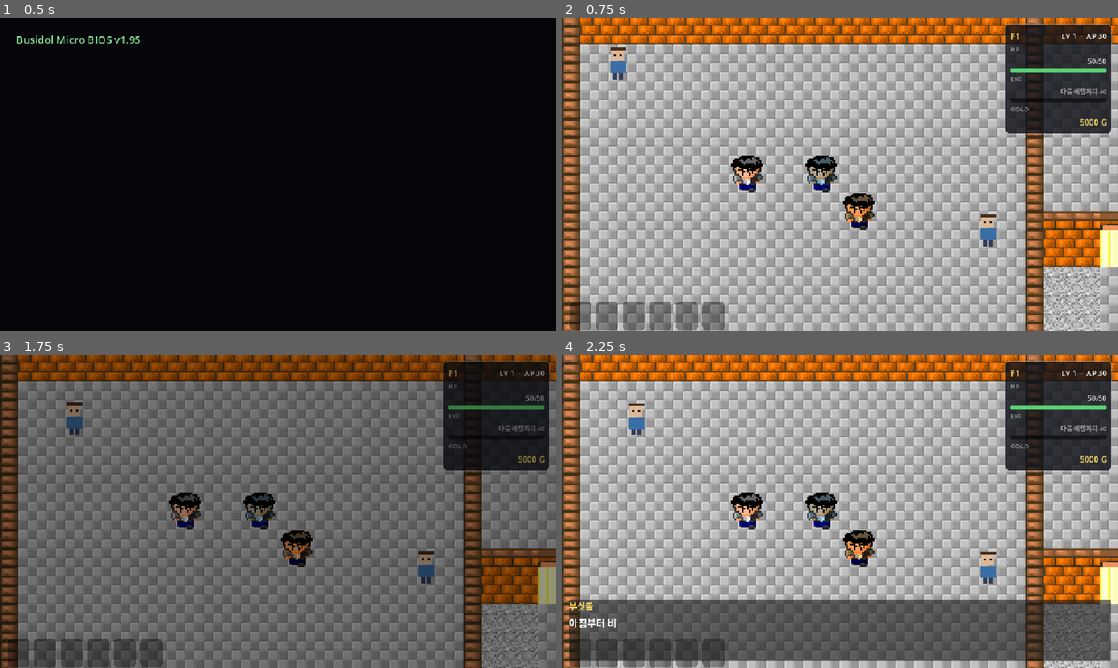
Above: before the commit, frames 1-4 (two rows, left to right).
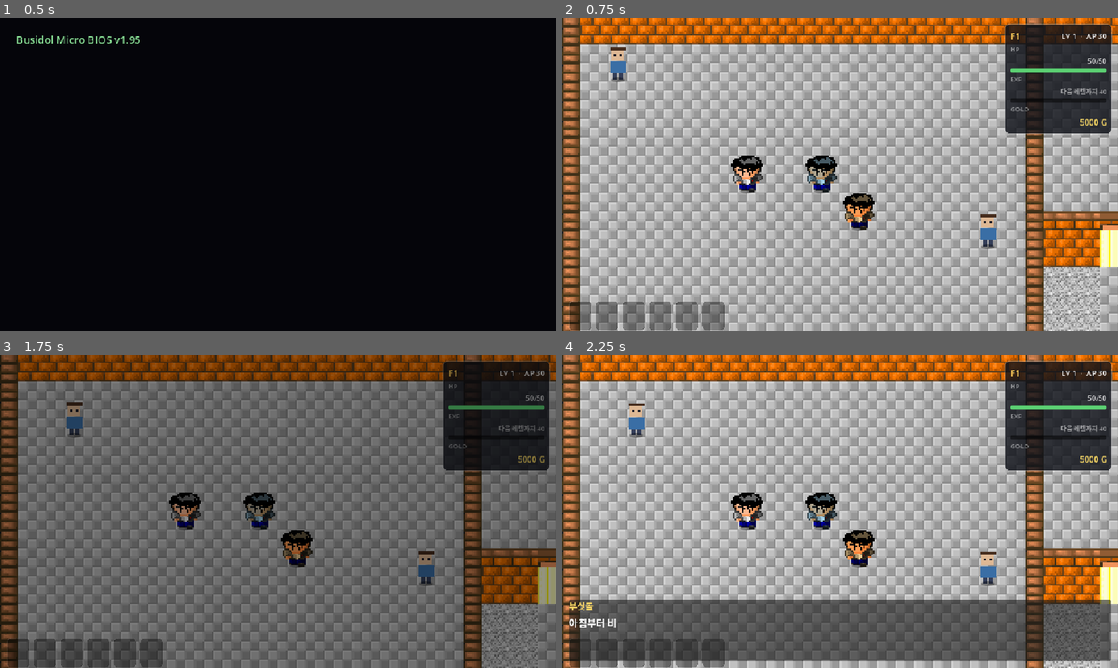
Above: after the commit, the same moments.

Repository: omempty/busidol
Game: Godot game, scene res://scenes/boot_intro.tscn
Same seed, same stepped clock (60 frames per second), same inputs: the game is played once before the commit and once after it.
Inputs (mouse positions are in pixels of both pictures, inside the frame that each line leads up to):
- Up to frame 1 (0.5 s): no input
- Up to frame 2 (0.75 s): tap Enter (menu) at 0.5 s; move the mouse to (962, 158) at 0.52 s; hold Right (move_right) from 0.53 s (still down); hold Space (interact) from 0.53 s (still down); click (962, 158) at 0.67 s
- Up to frame 3 (1.75 s): release Right (move_right) at 1.25 s; release Space (interact) at 1.25 s; drag from (166, 527) to (250, 574) at 1.27 s
- Up to frame 4 (2.25 s): move the mouse to (895, 442) at 2.02 s; hold Right (move_right) from 2.03 s (still down); hold Space (interact) from 2.03 s (still down)

Frame 1 is identical in both runs. In frame 2, 0.1% of the frame differs, in the area x 8-78%, y 18-74%; in frame 3, less than 0.1%; in frame 4, 0.1%, in the area x 12-78%, y 24-74%.

Commit message:
feat: 전투 보상 데이터화+레벨업 시스템, 발밑 그림자
- battle_scene_controller: 고정 보상({exp:15,money:100}) 제거 —
  monsters.json 종별 exp/money 범위 난수 합산
- GameState.grant_exp(): growth.json 레벨 테이블 기반 레벨업,
  레벨업 시 hp_up/ap_up 현재치 가산(만렙 경계 처리)
- ShadowBlob 신규 — 발밑 타원 그림자(정적 캐시 텍스처), Player/NPC/Enemy 부착
- SelfCheck 성장 프루브 추가(레벨업 판정·만렙 경계·상태 복원)

검증실행.bat 13단계 ALL GATES PASSED

Diff:
--- a/remakes/sidol_godot/src/autoload/game_state.gd
+++ b/remakes/sidol_godot/src/autoload/game_state.gd
@@ -33,6 +33,35 @@
 	state_changed.emit()
 
 
+## 성장 반영 — 경험치 누적 후 growth.json 레벨 테이블로 레벨업 판정.
+## 레벨업 시 hp_up/ap_up을 현재치에 가산(최대치 산출식은 HudV0와 동일 기준).
+## 반환: {"level_up": bool, "level": int, "levels_gained": int}
+func grant_exp(amount: int) -> Dictionary:
+	player_stats["exp"] = int(player_stats["exp"]) + amount
+	var result := {"level_up": false, "level": int(player_stats["level"]), "levels_gained": 0}
+	while true:
+		var target := _level_entry(result["level"] + 1)
+		if target.is_empty():
+			break  # 만렙
+		if int(player_stats["exp"]) < int(target.get("exp_accum", 0)):
+			break
+		player_stats["level"] = int(target["level"])
+		player_stats["hp"] = int(player_stats["hp"]) + int(target.get("hp_up", 0))
+		player_stats["ap"] = int(player_stats["ap"]) + int(target.get("ap_up", 0))
+		result["level_up"] = true
+		result["level"] = int(target["level"])
+		result["levels_gained"] = int(result["levels_gained"]) + 1
+	state_changed.emit()
+	return result
+
+
+func _level_entry(level: int) -> Dictionary:
+	for entry: Dictionary in Database.level_table():
+		if int(entry.get("level", -1)) == level:
+			return entry
+	return {}
+
+
 ## 상자 개봉 기록 — 층 전환·세이브/로드를 넘어 유지된다.
 func set_chest_override(cell: Vector2i, attr_value: int) -> void:
 	if not chest_overrides.has(current_floor):
--- a/remakes/sidol_godot/src/battle/battle_scene_controller.gd
+++ b/remakes/sidol_godot/src/battle/battle_scene_controller.gd
@@ -123,7 +123,7 @@
 			_end_player_defend()
 		"도망":
 			battle_ended.emit(&"flee", {})
-			_exit_battle(&"flee")
+			_exit_battle(&"flee", {})
 
 
 func _on_skill_selected(skill: Dictionary) -> void:
@@ -313,17 +313,36 @@
 	_busy = true
 	_ui.show_result(result)
 	await get_tree().create_timer(1.2).timeout
-	battle_ended.emit(result, {"exp": 15, "money": 100})
-	_exit_battle(result)
-
-
-func _exit_battle(result: StringName) -> void:
+	var rewards := _compute_rewards()
+	battle_ended.emit(result, rewards)
+	_exit_battle(result, rewards)
+
+
+## 보상 산출 — monsters.json 종별 exp/money 범위에서 난수 합산(하드코딩 금지).
+func _compute_rewards() -> Dictionary:
+	var exp_total := 0
+	var money_total := 0
+	for eid in _enemy_ids:
+		var edef := Database.get_enemy_def(StringName(eid))
+		var exp_range: Array = edef.get("exp", [5, 10])
+		var money_range: Array = edef.get("money", [50, 100])
+		exp_total += randi_range(int(exp_range[0]), int(exp_range[1]))
+		money_total += randi_range(int(money_range[0]), int(money_range[1]))
+	return {"exp": exp_total, "money": money_total}
+
+
+func _exit_battle(result: StringName, rewards: Dictionary) -> void:
 	# 전투 결과를 GameState에 반영
 	GameState.player_stats["hp"] = player_combatant.hp
-	GameState.player_stats["money"] += 50 if result == &"win" else 0
-	if result == &"win" and not _on_win_flag.is_empty():
-		GameState.set_flag(_on_win_flag, true)
 	if result == &"win":
+		GameState.player_stats["money"] = (
+			int(GameState.player_stats["money"]) + int(rewards["money"])
+		)
+		var growth := GameState.grant_exp(int(rewards["exp"]))
+		if bool(growth["level_up"]):
+			print("[battle] level up → %d" % int(growth["level"]))
+		if not _on_win_flag.is_empty():
+			GameState.set_flag(_on_win_flag, true)
 		SaveManager.request_autosave("전투 승리")  # 필드 복귀 후 consume
 	get_tree().change_scene_to_file("res://scenes/field.tscn")
 
--- a/remakes/sidol_godot/src/core/self_check.gd
+++ b/remakes/sidol_godot/src/core/self_check.gd
@@ -27,6 +27,7 @@
 		_check_trigger_refs(),
 		_check_enemy_defs(),
 		_check_inventory(),
+		_check_growth(),
 		_check_save_roundtrip(),
 		_check_trigger_done_flag_skip(),
 		_check_floor_landings(),
@@ -153,6 +154,46 @@
 			else:
 				out.append(str(s))
 	return out
+
+
+## 성장 판정 — grant_exp가 growth.json 레벨 테이블 기준으로 레벨업·스탯 가산을
+## 정확히 수행하는지(실행 전 상태 저장·복원).
+func _check_growth() -> Array:
+	var saved_exp := int(GameState.player_stats["exp"])
+	var saved_level := int(GameState.player_stats["level"])
+	var saved_hp := int(GameState.player_stats["hp"])
+	var saved_ap := int(GameState.player_stats["ap"])
+
+	# level 2 요구치(exp_accum 40) 직전에서 1포인트 — 정확히 1레벨 상승해야 한다
+	GameState.player_stats["exp"] = 39
+	GameState.player_stats["level"] = 1
+	GameState.player_stats["hp"] = 50
+	GameState.player_stats["ap"] = 30
+	var result := GameState.grant_exp(1)
+	var ok := (
+		bool(result["level_up"])
+		and int(result["level"]) == 2
+		and int(GameState.player_stats["hp"]) == 60
+	)  # hp_up(10) 가산
+	if not ok:
+		return _fail("grant_exp 레벨업 판정 이상: %s" % str(result))
+
+	# 만렙 경계 — 테이블 밖 요구치에서 추가 레벨 없음
+	var max_entry := {}
+	for e: Dictionary in Database.level_table():
+		max_entry = e
+	GameState.player_stats["exp"] = 999999
+	GameState.player_stats["level"] = int(max_entry.get("level", 1))
+	result = GameState.grant_exp(0)
+	if bool(result["level_up"]):
+		return _fail("만렙 초과 레벨업 발생")
+
+	GameState.player_stats["exp"] = saved_exp
+	GameState.player_stats["level"] = saved_level
+	GameState.player_stats["hp"] = saved_hp
+	GameState.player_stats["ap"] = saved_ap
+	GameState.state_changed.emit()
+	return _ok("성장(경험치→레벨업) 판정")
 
 
 func _check_inventory() -> Array:
--- a/remakes/sidol_godot/src/entities/enemy_entity.gd
+++ b/remakes/sidol_godot/src/entities/enemy_entity.gd
@@ -22,6 +22,7 @@
 	sprite.play()
 	modulate = tint
 	z_index = 15
+	ShadowBlob.attach(self)
 	mover.body = self
 	mover.grid_pos = p_cell
 	position = GridMover.block_center(p_cell)
--- a/remakes/sidol_godot/src/entities/npc_entity.gd
+++ b/remakes/sidol_godot/src/entities/npc_entity.gd
@@ -32,6 +32,8 @@
 	var raw: Variant = JSON.parse_string(FileAccess.get_file_as_string(str(_paths["meta"])))
 	if typeof(raw) == TYPE_DICTIONARY:
 		_meta = raw
+	z_index = 15
+	ShadowBlob.attach(self)
 	sprite.sprite_frames = _build_frames()
 	if not _meta.is_empty():
 		sprite.scale = Vector2.ONE * float(_meta.get("scale", 1.0))
--- a/remakes/sidol_godot/src/entities/player_entity.gd
+++ b/remakes/sidol_godot/src/entities/player_entity.gd
@@ -13,6 +13,7 @@
 func _ready() -> void:
 	_paths = SpriteSets.character_sheet(&"player")
 	z_index = 15
+	ShadowBlob.attach(self)
 	sprite.sprite_frames = _build_frames()
 	sprite.animation = &"idle_down"
 	sprite.play()
--- /dev/null
+++ b/remakes/sidol_godot/src/entities/shadow_blob.gd
@@ -0,0 +1,35 @@
+class_name ShadowBlob
+extends Sprite2D
+## 발밑 타원 그림자 — 정적 생성 텍스처(클래스 단위 캐시).
+## 동적 조명(LightOccluder2D 등)은 G-ART 원작 감성과 충돌해 불사 — 저비용 깊이 표현.
+
+const SIZE := Vector2i(28, 10)
+const MAX_ALPHA := 0.35
+
+static var _texture: ImageTexture
+
+
+## 액터 노드 발밑(논리 바닥 = 로컬 y + TILE_PX)에 부착한다.
+static func attach(actor: Node2D, foot_y: float = MapDefinition.TILE_PX) -> void:
+	var blob := ShadowBlob.new()
+	blob.texture = _get_texture()
+	blob.position = Vector2(0, foot_y - 3.0)
+	blob.z_index = 14  # 맵 위, 액터(z 15) 아래
+	actor.add_child(blob)
+
+
+static func _get_texture() -> ImageTexture:
+	if _texture == null:
+		var img := Image.create(SIZE.x, SIZE.y, false, Image.FORMAT_RGBA8)
+		var cx := (SIZE.x - 1) / 2.0
+		var cy := (SIZE.y - 1) / 2.0
+		for y in SIZE.y:
+			for x in SIZE.x:
+				var dx := (x - cx) / cx
+				var dy := (y - cy) / cy
+				var d := sqrt(dx * dx + dy * dy)
+				if d <= 1.0:
+					var a := MAX_ALPHA * clampf((1.0 - d) / 0.25, 0.0, 1.0)
+					img.set_pixel(x, y, Color(0, 0, 0, a))
+		_texture = ImageTexture.create_from_image(img)
+	return _texture
Not shown, added: remakes/sidol_godot/src/entities/shadow_blob.gd.uid
